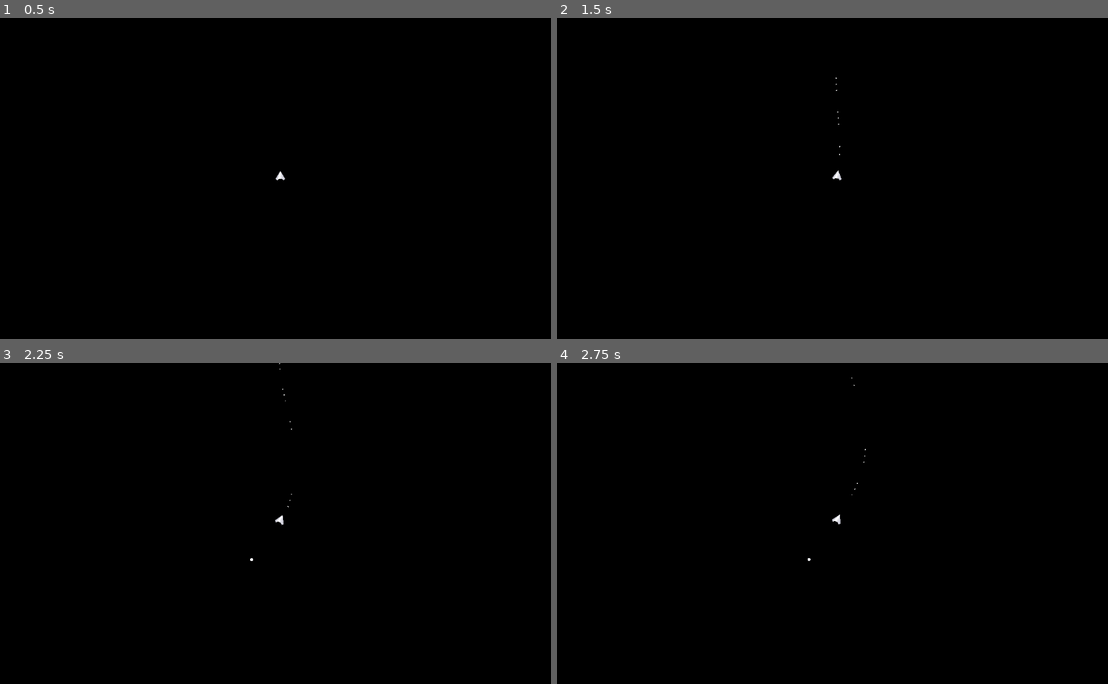
Above: before the commit, frames 1-4 (two rows, left to right).
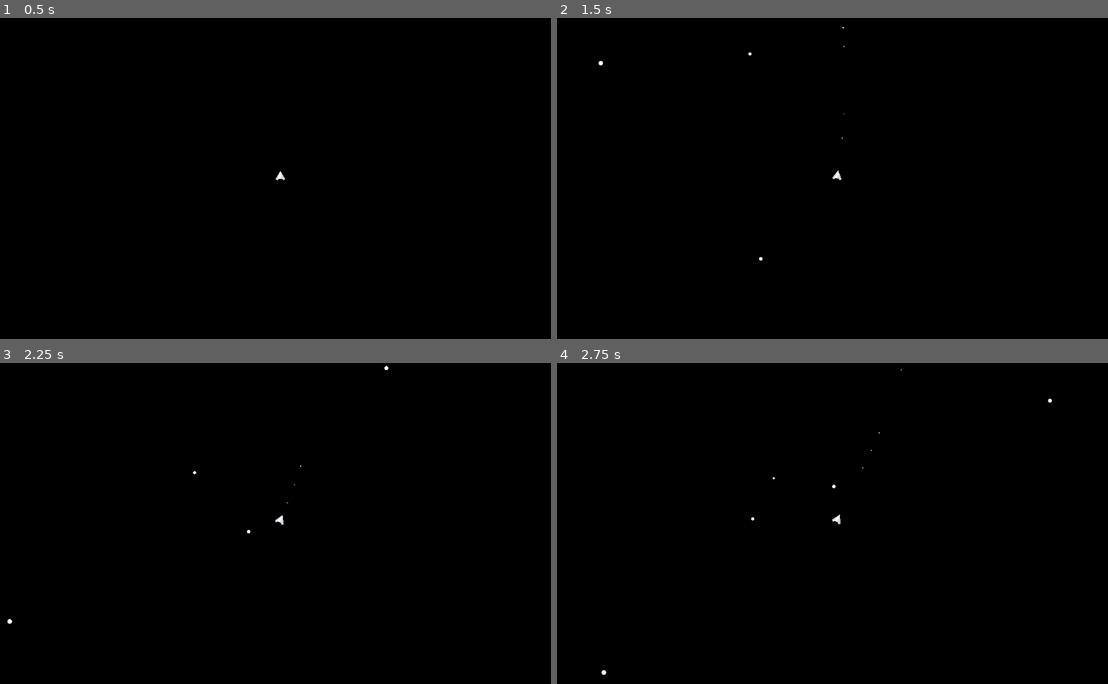
Above: after the commit, the same moments.

Repository: burakalp34/Game-Jam
Game: Godot game, scene res://Scenes/space.tscn
Same seed, same stepped clock (60 frames per second), same inputs: the game is played once before the commit and once after it.
Inputs:
- Up to frame 1 (0.5 s): no input
- Up to frame 2 (1.5 s): tap Enter at 0.5 s; hold Space (Shoot) 0.53-1.28 s; hold D (Turn Right) from 0.53 s (still down); tap W (Thrusters) at 0.77 s; tap Space (Shoot) at 1.35 s
- Up to frame 3 (2.25 s): tap W (Thrusters) at 1.52 s; release D (Turn Right) at 2.03 s; hold A (Turn Left) from 2.03 s (still down); hold Space (Shoot) from 2.03 s (still down)
- Up to frame 4 (2.75 s): keep holding A (Turn Left); keep holding Space (Shoot)

Frame 1 is identical in both runs. In frame 2, less than 0.1% of the frame differs, in the area x 7-53%, y 2-76%; in frame 3, less than 0.1%; in frame 4, less than 0.1%, in the area x 8-90%, y 2-98%.

Commit message:
Music and asteroids

Diff:
--- a/Scenes/asteroid.tscn
+++ b/Scenes/asteroid.tscn
@@ -1,12 +1,34 @@
-[gd_scene load_steps=3 format=3 uid="uid://ck427l7v1mlt4"]
+[gd_scene load_steps=4 format=3 uid="uid://ck427l7v1mlt4"]
 
 [ext_resource type="Texture2D" uid="uid://ch66tl2ihpo4k" path="res://Sprites/simpleSpace_sheet@2.png" id="1_0tomg"]
 
+[sub_resource type="GDScript" id="GDScript_0tomg"]
+script/source = "extends RigidBody2D
+
+
+# Called when the node enters the scene tree for the first time.
+func _ready() -> void:
+	pass # Replace with function body.
+
+
+# Called every frame. 'delta' is the elapsed time since the previous frame.
+func _process(delta: float) -> void:
+	pass
+
+
+
+func _on_area_2d_body_entered(body: Node2D) -> void:
+	$\".\".queue_free()
+"
+
 [sub_resource type="CircleShape2D" id="CircleShape2D_a2bka"]
-radius = 32.0
+radius = 16.0
 
 [node name="Asteroid" type="RigidBody2D"]
+collision_mask = 3
+mass = 10.0
 gravity_scale = 0.0
+script = SubResource("GDScript_0tomg")
 
 [node name="Sprite2D" type="Sprite2D" parent="."]
 scale = Vector2(0.5, 0.5)
@@ -15,5 +37,4 @@
 region_rect = Rect2(400, 448, 64, 64)
 
 [node name="CollisionShape2D" type="CollisionShape2D" parent="."]
-scale = Vector2(0.5, 0.5)
 shape = SubResource("CircleShape2D_a2bka")
--- a/Scenes/bullet.tscn
+++ b/Scenes/bullet.tscn
@@ -3,9 +3,10 @@
 [ext_resource type="Texture2D" uid="uid://ch66tl2ihpo4k" path="res://Sprites/simpleSpace_sheet@2.png" id="1_xjght"]
 
 [sub_resource type="CircleShape2D" id="CircleShape2D_xjght"]
-radius = 16.0
+radius = 8.0
 
 [node name="Bullet" type="RigidBody2D"]
+collision_mask = 2
 gravity_scale = 0.0
 
 [node name="Sprite2D" type="Sprite2D" parent="."]
@@ -15,5 +16,4 @@
 region_rect = Rect2(529, 481, 31, 31)
 
 [node name="CollisionShape2D" type="CollisionShape2D" parent="."]
-scale = Vector2(0.5, 0.5)
 shape = SubResource("CircleShape2D_xjght")
--- a/Scripts/GameController.gd
+++ b/Scripts/GameController.gd
@@ -3,10 +3,10 @@
 @onready var player = $Spaceship
 @onready var asteroid = preload("res://Scenes/asteroid.tscn")
 
-var asteroidSpawnRadius = 500
-var defaultCooldown = 2
-var asteroidSpawnCooldown = 2
-var asteroidForce = 10
+var asteroidSpawnRadius = 3000
+var defaultCooldown = 1
+var asteroidSpawnCooldown = 0
+var asteroidForce = 2000
 
 # Called when the node enters the scene tree for the first time.
 func _ready() -> void:
@@ -19,10 +19,11 @@
 	if(asteroidSpawnCooldown <= 0):
 		asteroidSpawnCooldown = defaultCooldown
 		spawnAsteroid(asteroidSpawnRadius)
+		spawnAsteroid(asteroidSpawnRadius)
 
 func spawnAsteroid(radius):
 	var firstAngle = randf_range(0, 2 * PI)
-	var secondAngle = firstAngle + randi_range(-60, 60)
+	var secondAngle = firstAngle + randi_range(-30, 30)
 
 	if(secondAngle < 0):
 		secondAngle = (2 * PI) + secondAngle
@@ -36,7 +37,18 @@
 	var dirVector = (secondPos - firstPos).normalized()
 
 	var go = asteroid.instantiate()
-	go.global_position = firstPos
-	go.apply_impulse(dirVector * asteroidForce)
+
+	go.get_node("Sprite2D").scale *= randf_range(0.5, 2)
+	var shape = CircleShape2D.new()
+	shape.radius = go.get_node("CollisionShape2D").shape.radius * randf_range(0.5, 2)
+	go.get_node("CollisionShape2D").shape = shape
+
+	go.mass *= randf_range(0.5, 2)
+
+	go.position = firstPos
+	go.apply_impulse(dirVector * asteroidForce * randf_range(0.5, 2))
 	add_child(go)
-	print("Asteroid!")
+	#print("Asteroid!")
+
+func generatePlanet():
+	pass
--- a/Scripts/SpaceshipController.gd
+++ b/Scripts/SpaceshipController.gd
@@ -8,7 +8,7 @@
 var thrust = 3000 #in newtons
 var rcsThrust = 10000 #in newtons
 var littleBitOfFriction = 5 #in newtons for arcady gameplay
-var bulletForce = 1000
+var bulletForce = 3000
 
 var bullet = preload("res://Scenes/bullet.tscn")
 @onready var bulletPos = $"Bullet Launch Pos"
@@ -46,10 +46,10 @@
 		canShoot = false
 
 		var go = bullet.instantiate()
-		go.global_position = bulletPos.global_position
+		go.position = bulletPos.position
 		go.apply_impulse(-transform.y * bulletForce)
 		add_child(go)
-		print("Shoot!")
+		#print("Shoot!")
 
 		maxBurst -= 1
 
Not shown, added: Music and SFX/LLN First Draft.mp3.import
Not shown, added: Music and SFX/LLN First Draft.mp3
